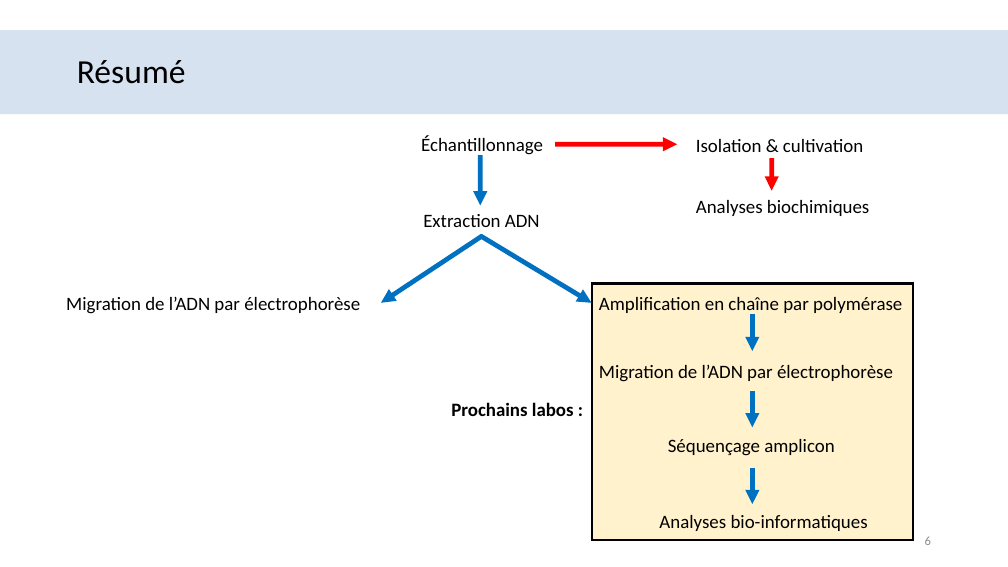
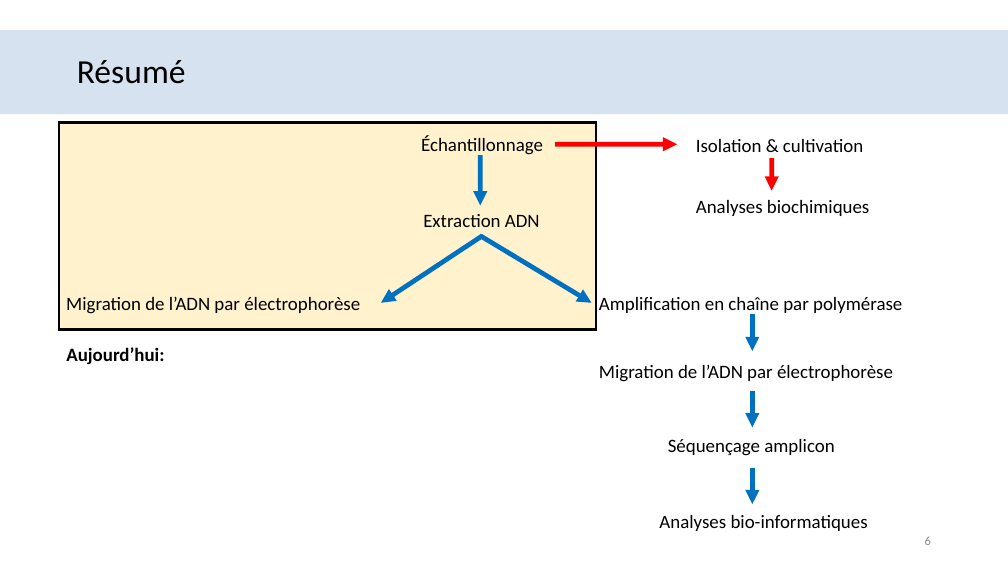
Before and after one commit to ShyGuy509/bio1410_2025, a slide deck: slide 6 of BIO1410_labo-2.pptx. Drawn at 1008x567 pixels with LibreOffice and Linux fonts; fonts in the diff are those of the drawing; background and template pictures are left out. Boxes give left, top, right and bottom in pixels: in the first picture for what was removed or moved away, otherwise in the second. Text is boxed around its words. In the diff, an @@ line names an element or a change of style, - is before the commit and + after.

```diff
--- a/BIO1410_labo-2.pptx
+++ b/BIO1410_labo-2.pptx
@@ rectangle: place and size @@
-rectangle at (592,284,913,541)
+rectangle at (59,123,597,330)
@@ text added at (66,347,164,365), 18 pt, text #000000, bold @@
+Aujourd’hui:
@@ text removed at (451,402,574,416) @@
-Prochains labos :
```
Also in this commit, not shown: 7 other slides changed, 1 slide added, 6 other files.
